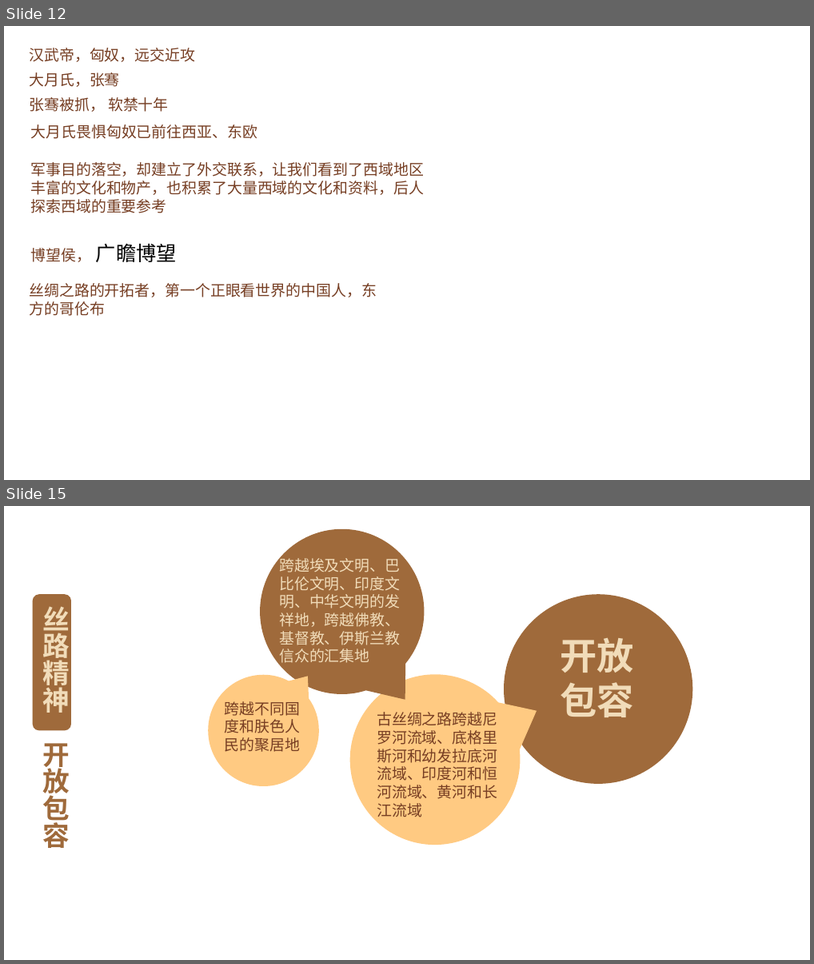
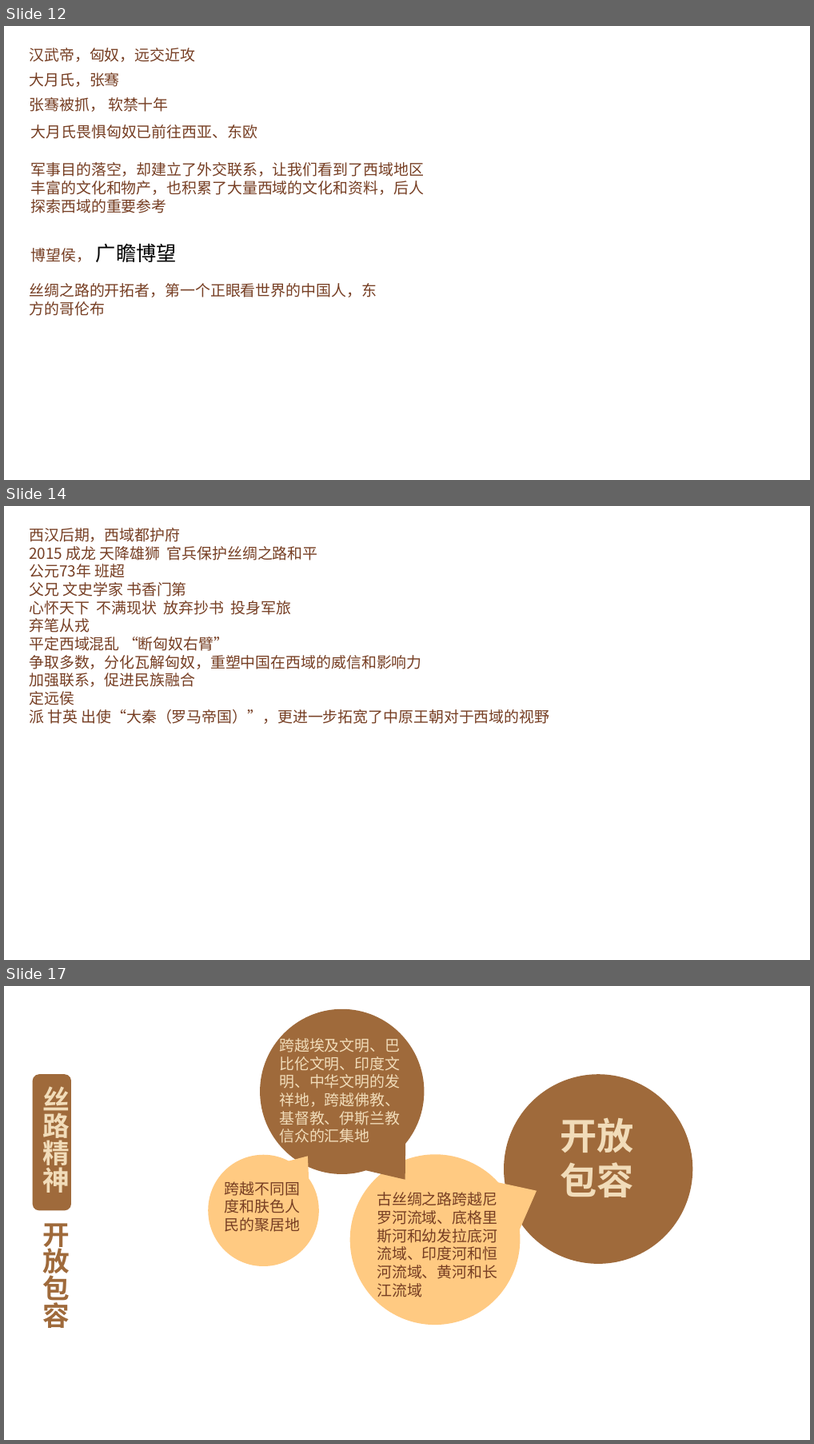
Before and after one commit to FredJiangFei/freetalk, a slide deck: 一带一路/一带一路.pptx. Shown one above the other, each under a label of ours: slides 12 and 15 before the commit, slides 12, 14 and 17 after it; the slides between them are not shown. The pictures are 814x964 and 814x1444 pixels, drawn with LibreOffice and Linux fonts; fonts in the diff are those of the drawing; background and template pictures are left out. Boxes give left, top, right and bottom in pixels: in the first picture for what was removed or moved away, otherwise in the second. Text is boxed around its words. In the diff, an @@ line names an element or a change of style, - is before the commit and + after.

```diff
--- a/一带一路/一带一路.pptx
+++ b/一带一路/一带一路.pptx
@@ slide 14 added at (4,506,810,960), background picture (left out) @@
@@ text added at (29,528,550,724), 18 pt, text #763E23 @@
+西汉后期，西域都护府
+2015 成龙 天降雄狮 官兵保护丝绸之路和平
+公元73年 班超
+父兄 文史学家 书香门第
+心怀天下 不满现状 放弃抄书 投身军旅
+弃笔从戎
+平定西域混乱 “断匈奴右臂”
+争取多数，分化瓦解匈奴，重塑中国在西域的威信和影响力
+加强联系，促进民族融合
+定远侯
+派 甘英 出使“大秦（罗马帝国）”，更进一步拓宽了中原王朝对于西域的视野
@@ what was slide 15 is now slide 17 @@
```
Also in this commit, not shown: 2 slides changed, 1 other slide added.
